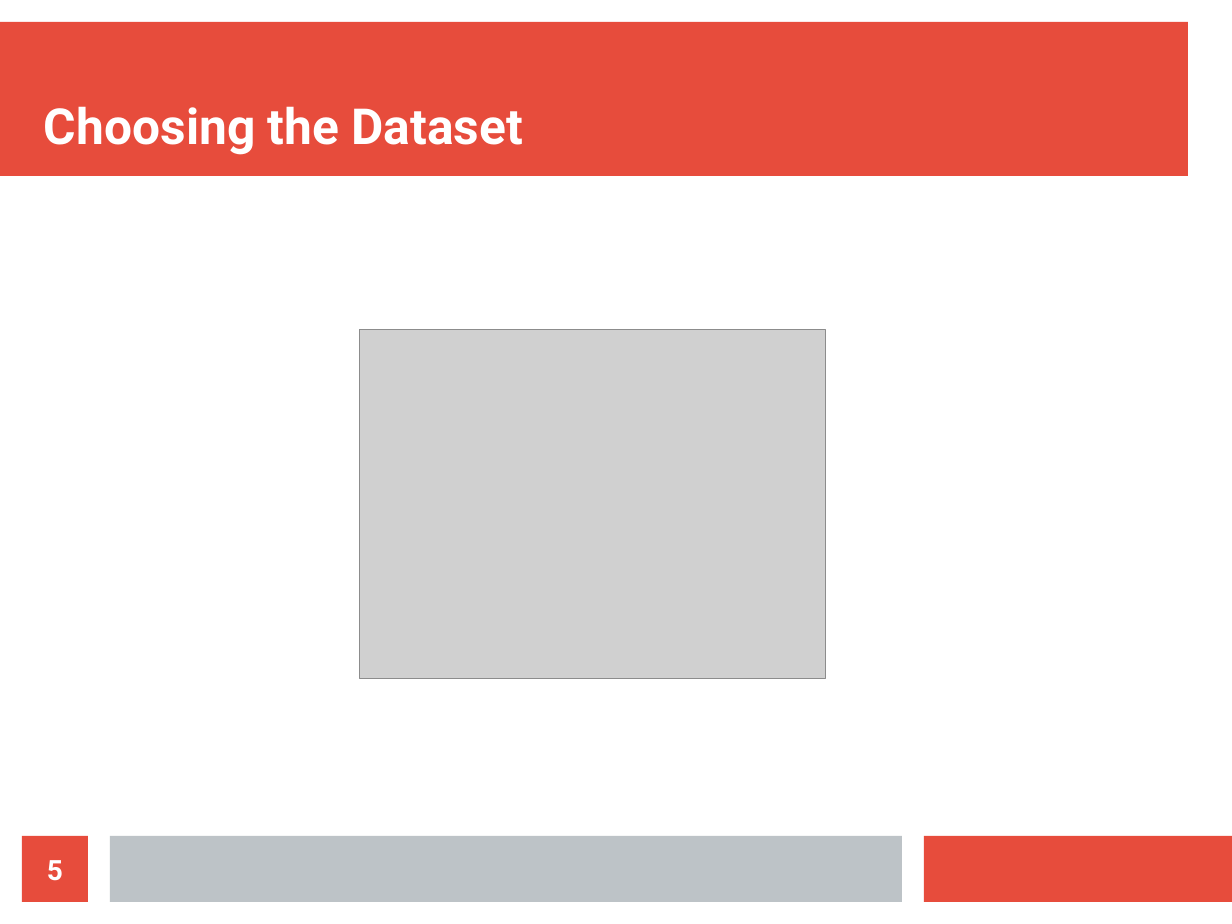
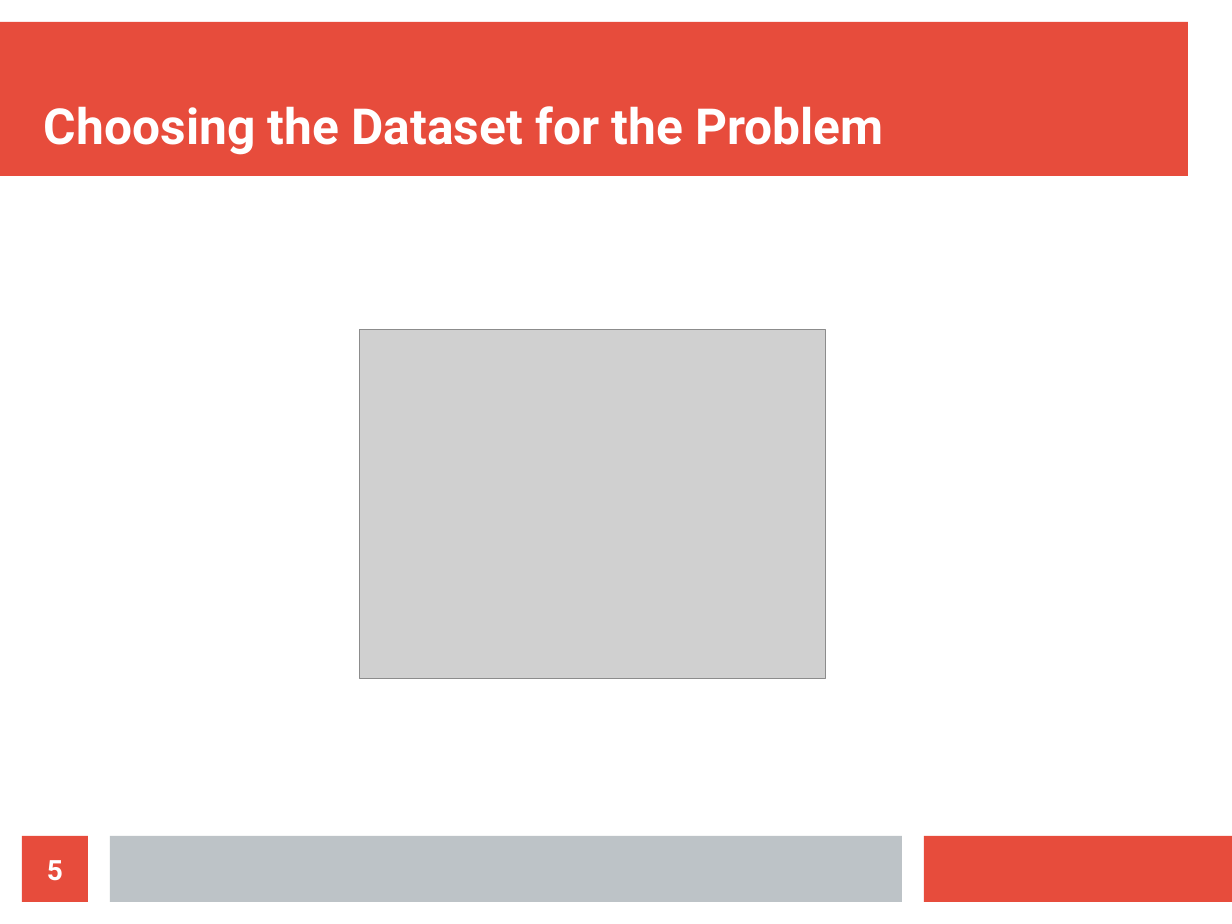
Before and after one commit to ReDI-Data-Analysis/data-analysis-project, a slide deck: slide 5 of project-presentation-data-analysis.odp. Drawn at 1232x924 pixels with LibreOffice and Linux fonts; fonts in the diff are those of the drawing; grey boxes stand for pictures. Boxes give left, top, right and bottom in pixels: in the first picture for what was removed or moved away, otherwise in the second. Text is boxed around its words. In the diff, an @@ line names an element or a change of style, - is before the commit and + after.

```diff
--- a/project-presentation-data-analysis.odp
+++ b/project-presentation-data-analysis.odp
@@ title at (44, 106, 883, 155): text changed @@
-Choosing the Dataset
+Choosing the Dataset for the Problem
```
Also in this commit, not shown: 3 other slides changed.
